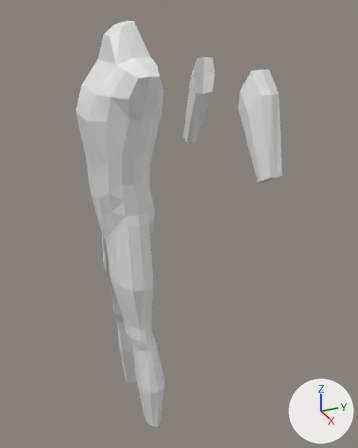
The Blender file Independent_Study/4970_Independent_Study/Blender/Character_Model/Model.blend: old version first, new version second.
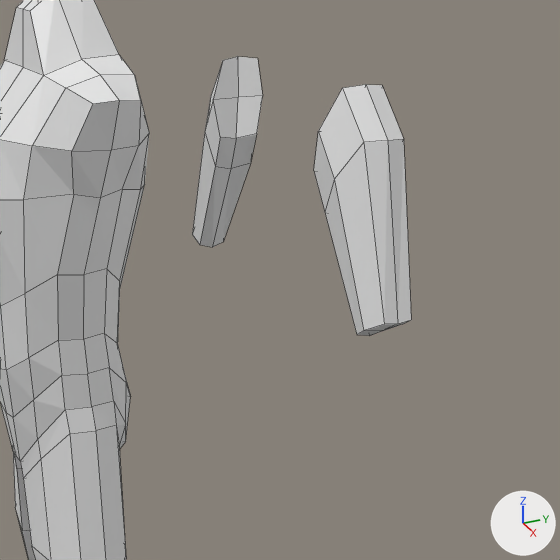
Each version is shown whole from a 50 mm lens placed at (4.05, -1.26, 2.0), pointed at (0.0, 0.56, -0.03), then close up on the part from 27% to 98% of the width and 7% to 64% of the height. The axes (+X, +Y, +Z) are drawn at lower right. The lights are the same throughout. The close-ups show mesh edges as thin lines.
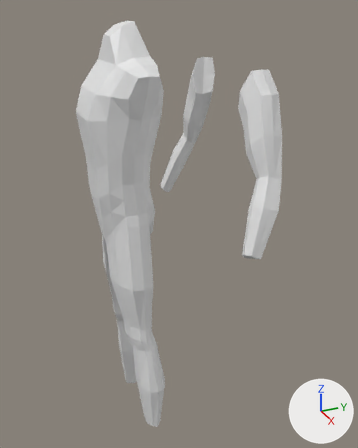
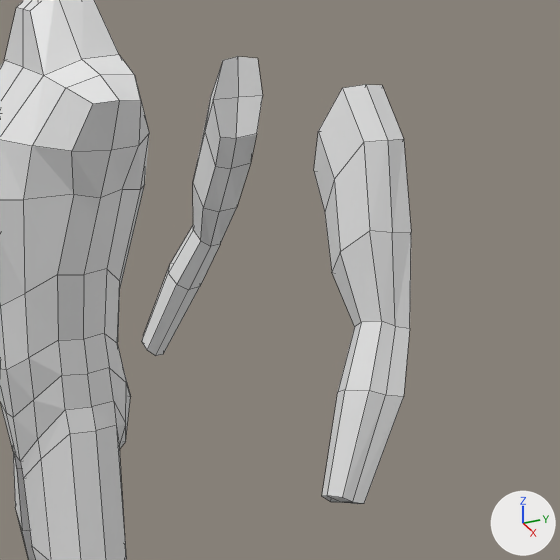
Boxes [x1, y1, x2, y2] around the edits, measured in the close-ups (560 x 560 px):
part 1 of me_cube, built on: before [192, 134, 411, 336]; after [142, 102, 411, 504]

What changed in the scene script:
```text
Change me_cube:
    used by ob_cube; location = (0.0, 0.0, 0.0)
    remove me_cube.from_pydata(...)  # 156 vertices, 144 faces; spans x 0.0..0.83, y -0.31..1.17, z -2.11..1.83
    add me_cube.from_pydata(...)  # 180 vertices, 168 faces; spans x 0.0..0.99, y -0.31..1.17, z -2.11..1.83
    me_cube part 1
    5 vertices are removed from x 0.71..0.83, y 0.97..1.13, z 0.57..0.65
    12 faces are deleted
    4 vertices move from x 0.7..0.83, y 0.96..1.13, z 0.56..0.64 to x 0.59..0.76, y 0.91..1.16, z 0.76..0.97
    29 vertices are added at x 0.58..0.99, y 0.74..1.15, z -0.04..0.98
    36 new faces join them
```
